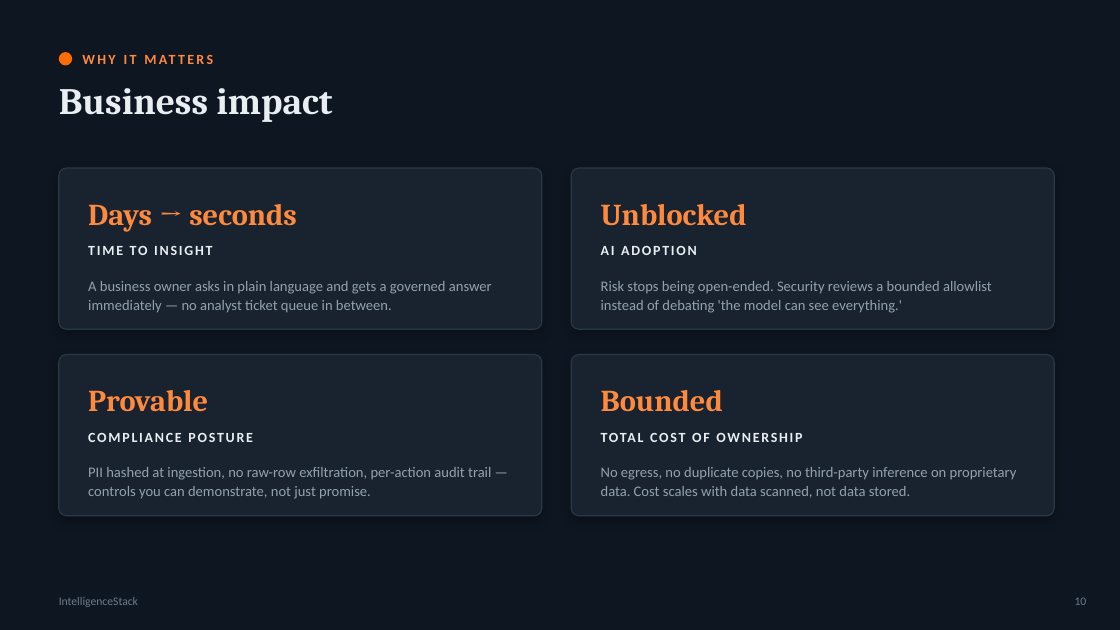
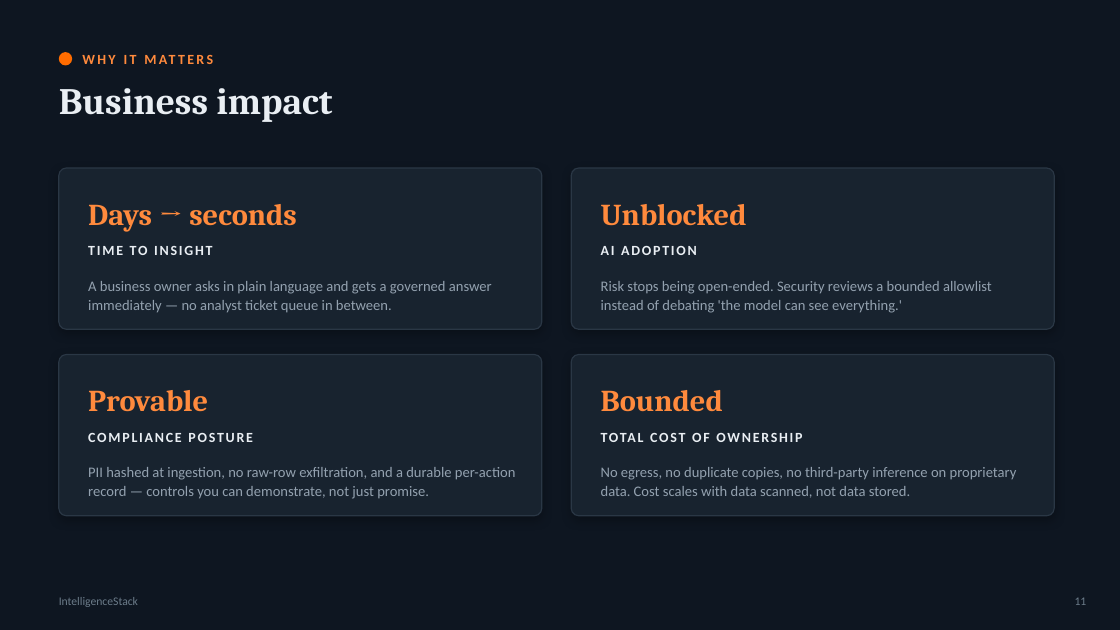
Before and after one commit to atharvvani464/IntelligenceStack, a slide deck: slide 11 of IntelligenceStack_Executive_Deck.pptx (slide 10 before the commit). Drawn at 1120x630 pixels with LibreOffice and Linux fonts; fonts in the diff are those of the drawing. Boxes give left, top, right and bottom in pixels: in the first picture for what was removed or moved away, otherwise in the second. Text is boxed around its words. In the diff, an @@ line names an element or a change of style, - is before the commit and + after.

```diff
--- a/IntelligenceStack_Executive_Deck.pptx
+++ b/IntelligenceStack_Executive_Deck.pptx
@@ text at box(88, 467, 516, 499): text changed @@
-PII hashed at ingestion, no raw-row exfiltration, per-action audit trail — controls you can demonstrate, not just promise.
+PII hashed at ingestion, no raw-row exfiltration, and a durable per-action record — controls you can demonstrate, not just promise.
@@ text at box(1075, 597, 1087, 605): text changed @@
-10
+11
```
Also in this commit, not shown: 8 other slides changed, 1 slide added, 1 other file.
